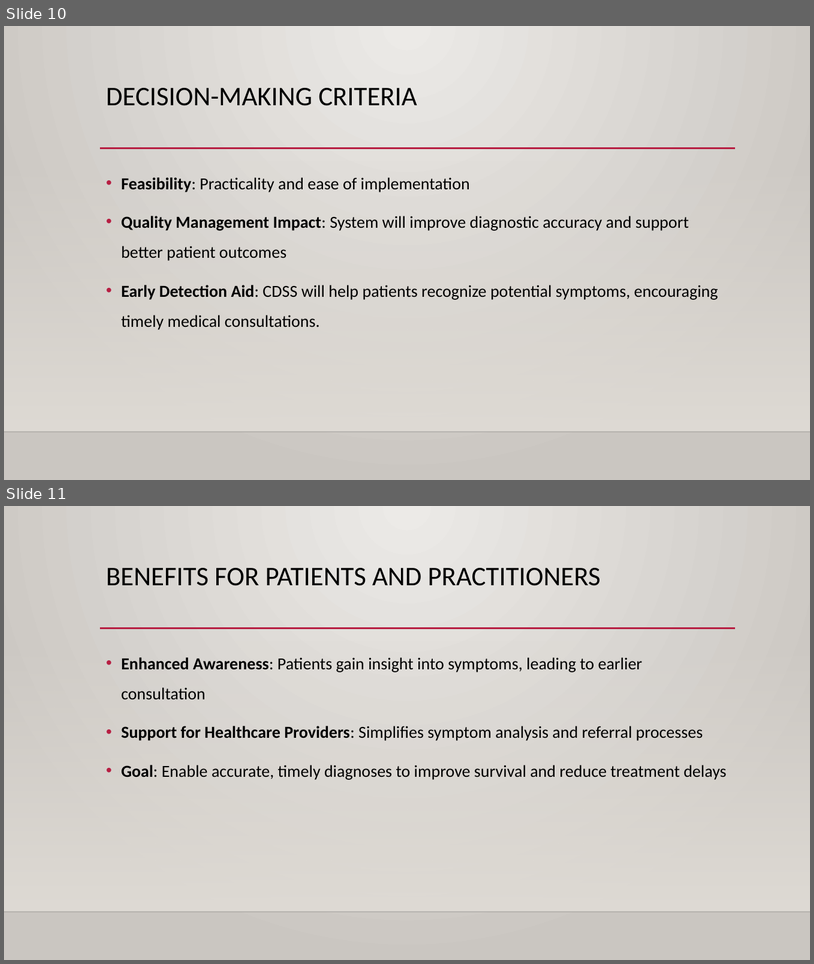
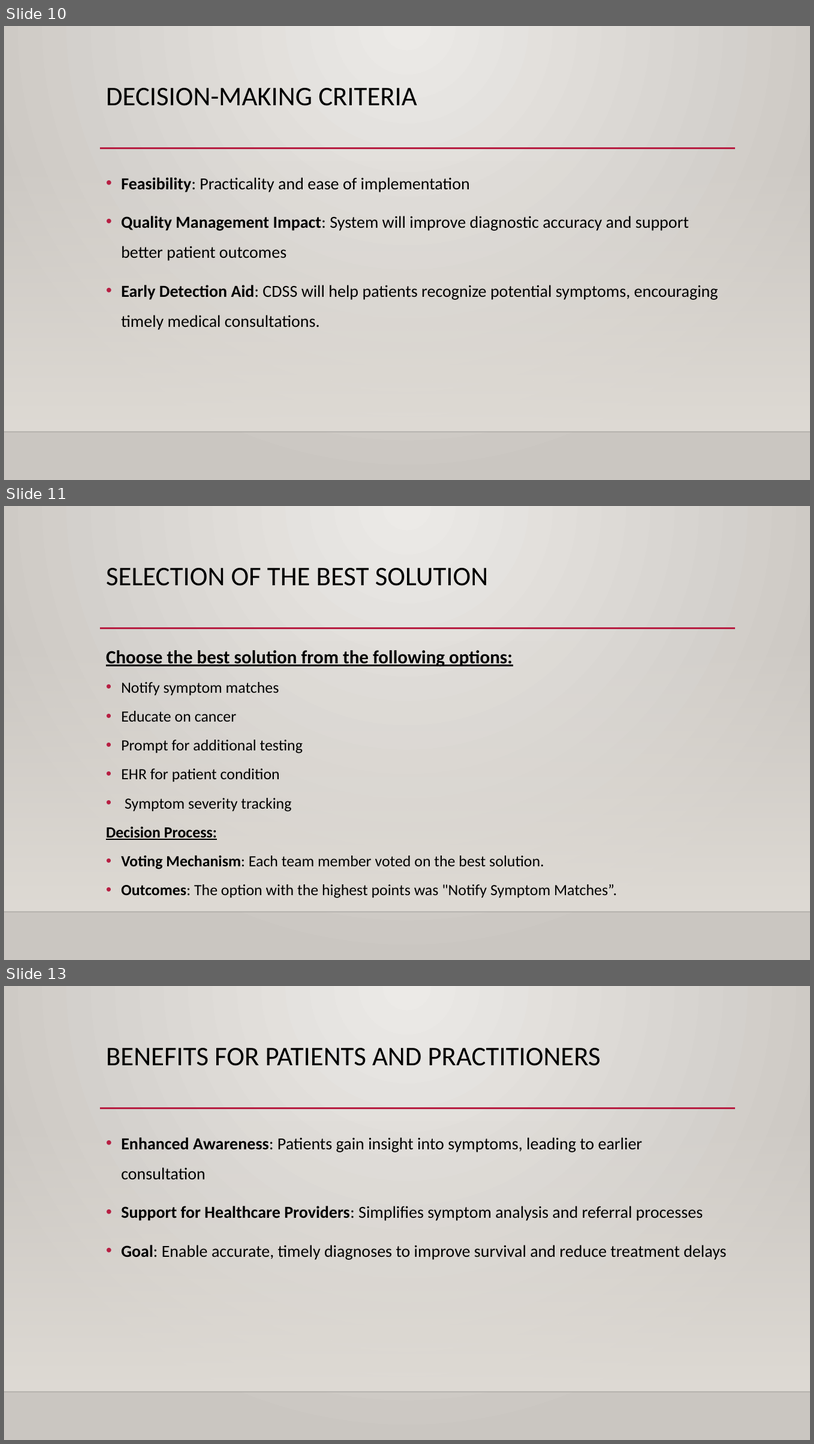
Before and after one commit to Wvrmhat/VMHC300_project, a slide deck: Presentation/QIP Presentation.pptx. Shown one above the other, each under a label of ours: slides 10 and 11 before the commit, slides 10, 11 and 13 after it; the slides between them are not shown. The pictures are 814x964 and 814x1444 pixels, drawn with LibreOffice and Linux fonts; fonts in the diff are those of the drawing; background and template pictures are left out. Boxes give left, top, right and bottom in pixels: in the first picture for what was removed or moved away, otherwise in the second. Text is boxed around its words. In the diff, an @@ line names an element or a change of style, - is before the commit and + after.

```diff
--- a/Presentation/QIP Presentation.pptx
+++ b/Presentation/QIP Presentation.pptx
@@ slide 11 added at [4, 506, 810, 960], background gradient #ECEAE7 to #CAC7C1; not listed: 3 template elements that a slide beside it also shows @@
@@ title added at [106, 568, 489, 586], 32 pt, text #000000 @@
+SELECTION OF THE BEST SOLUTION
@@ text added at [106, 650, 617, 898], 18.5 pt, text #000000 @@
+Choose the best solution from the following options:
+• Notify symptom matches
+• Educate on cancer
+• Prompt for additional testing
+• EHR for patient condition
+• Symptom severity tracking
+Decision Process:
+• Voting Mechanism: Each team member voted on the best solution.
+• Outcomes: The option with the highest points was "Notify Symptom Matches”.
@@ what was slide 11 is now slide 13 @@
```
Also in this commit, not shown: 1 other slide added.
